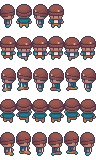
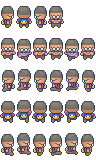
Layered file, before and after one edit (96px x 160px). Changes by layer:
added group "Hero 6" with 5 layers above "Hero5" over [0,6,96,155]
added layer "Pasted Layer #24" in group "Hero 6" over [1,38,95,60]
added layer "Pasted Layer #23" in group "Hero 6" over [2,69,95,91]
added layer "Pasted Layer #22" in group "Hero 6" over [0,100,96,122]
added layer "Pasted Layer #21" in group "Hero 6" over [1,133,94,155]
added layer "Pasted Layer #20" in group "Hero 6" over [1,6,64,27]
moved "Walk Down" into group "Hero1" over [0,36,96,60]
moved "Stand" into group "Hero1" over [0,4,64,27]
moved "Walk Left" into group "Hero1" over [1,67,96,91]
moved "WalkUp" into group "Hero1" over [0,98,96,122]
moved "Walk Right" into group "Hero1" over [0,131,95,155]
